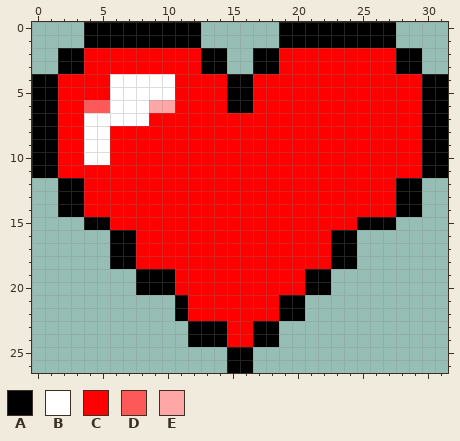
Pixel-art sprite -- core/assets/images/included/heart.png. The picture above was drawn from the file before the commit.
The file is 32x27 pixels. Colours within 5 levels of each other are drawn and written as one.
Palette (. is transparent): A #000000  B #ffffff  C #fe0000  D #fe5959  E #ffa6a6
Pixels before, first column x 0:
 0 ....AAAAAAAAA......AAAAAAAAA....
 1 ....AAAAAAAAA......AAAAAAAAA....
 2 ..AACCCCCCCCCAA..AACCCCCCCCCAA..
 3 ..AACCCCCCCCCAA..AACCCCCCCCCAA..
 4 AACCCCBBBBBCCCCAACCCCCCCCCCCCCAA
 5 AACCCCBBBBBCCCCAACCCCCCCCCCCCCAA
 6 AACCDDBBBEECCCCAACCCCCCCCCCCCCAA
 7 AACCBBBBBCCCCCCCCCCCCCCCCCCCCCAA
 8 AACCBBCCCCCCCCCCCCCCCCCCCCCCCCAA
 9 AACCBBCCCCCCCCCCCCCCCCCCCCCCCCAA
10 AACCBBCCCCCCCCCCCCCCCCCCCCCCCCAA
11 AACCCCCCCCCCCCCCCCCCCCCCCCCCCCAA
12 ..AACCCCCCCCCCCCCCCCCCCCCCCCAA..
13 ..AACCCCCCCCCCCCCCCCCCCCCCCCAA..
14 ..AACCCCCCCCCCCCCCCCCCCCCCCCAA..
15 ....AACCCCCCCCCCCCCCCCCCCAAA....
16 ......AACCCCCCCCCCCCCCCAA.......
17 ......AACCCCCCCCCCCCCCCAA.......
18 ......AACCCCCCCCCCCCCCCAA.......
19 ........AAACCCCCCCCCCAA.........
20 ........AAACCCCCCCCCCAA.........
21 ...........ACCCCCCCAA...........
22 ...........ACCCCCCCAA...........
23 ............AAACCAA.............
24 ............AAACCAA.............
25 ...............AA...............
26 ...............AA...............
The same view after the edit:
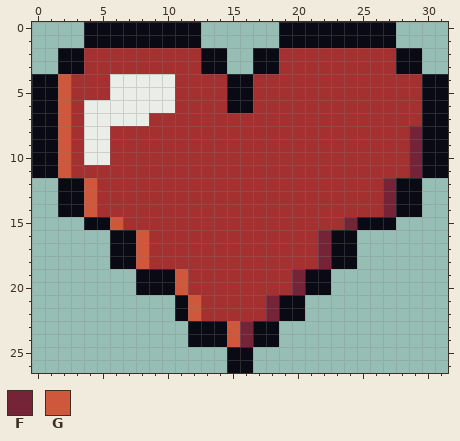
Colours new in this view: F #752438  G #cf573c
The edit:
colour A: #000000 -> #090a14
colour B: #ffffff -> #ebede9
colour C: #fe0000 -> #a53030
y 4..5: x 2 C -> G
y 6: x 2 C -> G; x 4..5 DD -> BB; x 9..10 EE -> BB
y 7: x 2 C -> G
y 8..11: x 2 C -> G; x 29 C -> F
y 12..14: x 4 C -> G; x 27 C -> F
y 15: x 6 C -> G; x 24 C -> F
y 16..18: x 8 C -> G; x 22 C -> F
y 19..20: x 11 C -> G; x 20 C -> F
y 21..22: x 12 C -> G; x 18 C -> F
y 23..24: x 15..16 CC -> GF
